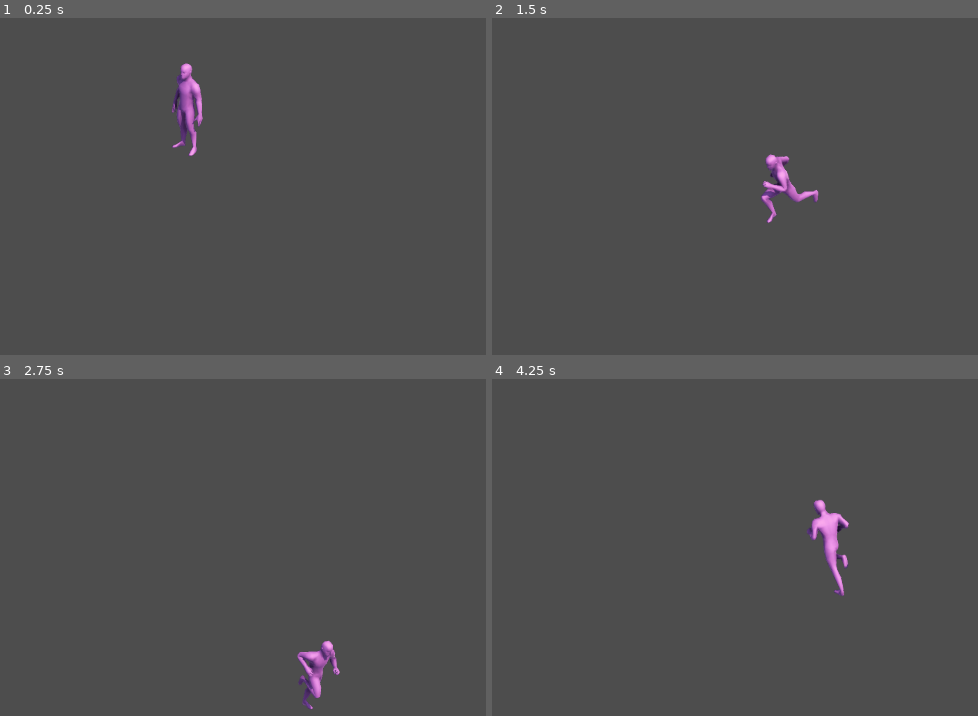
Above: before the commit, frames 1-4 (two rows, left to right).
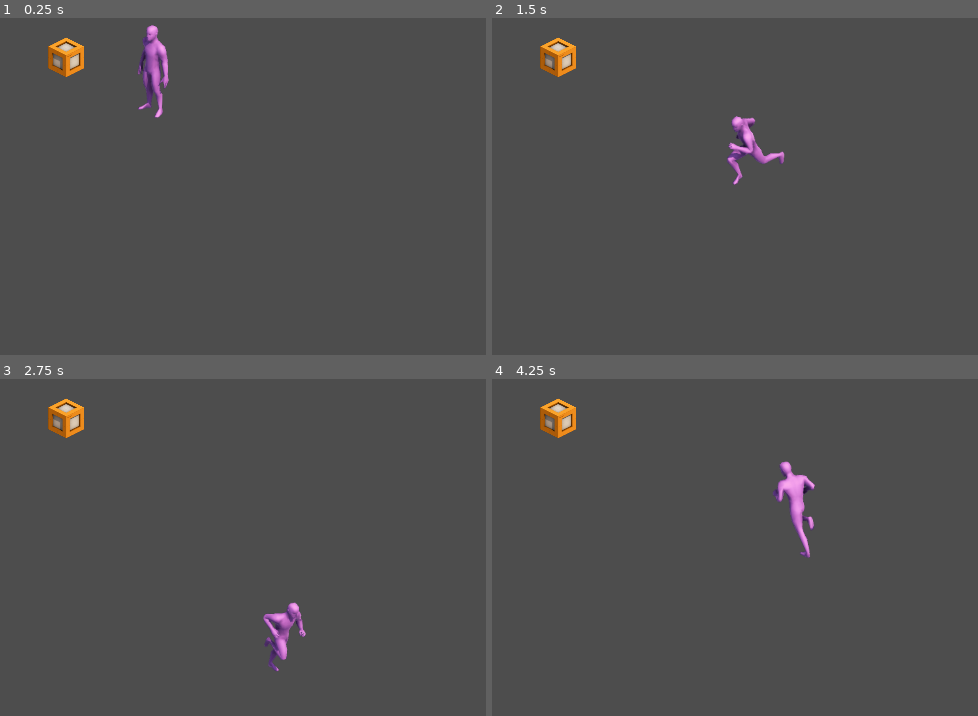
Above: after the commit, the same moments.

Repository: raquel-sb/Game_USR
Game: Godot game, scene res://Sandbox/SB_scenes/sb_play_environment.tscn
Two runs of this game, one before a commit and one after it. Both use one fixed random seed, a clock stepped at 60 frames per second and the inputs below.
Inputs (mouse positions are in pixels of both pictures, inside the frame that each line leads up to):
- Up to frame 1 (0.25 s): no input
- Up to frame 2 (1.5 s): tap Enter at 0.5 s; move the mouse to (861, 108) at 0.52 s; hold Right (ui_right) 0.53-1.28 s; move the mouse to (521, 152) at 1.27 s; hold Down (ui_down) from 1.28 s (still down)
- Up to frame 3 (2.75 s): move the mouse to (272, 392) at 2.02 s; release Down (ui_down) at 2.03 s; hold Right (ui_right) from 2.03 s (still down)
- Up to frame 4 (4.25 s): move the mouse to (642, 581) at 2.77 s; release Right (ui_right) at 2.78 s; hold Up (ui_up) 2.78-3.53 s; move the mouse to (924, 557) at 3.52 s; hold Left (ui_left) from 3.53 s (still down)

The runs differ from the first frame. In frame 1, 2.6% of the frame differs, in the area x 9-42%, y 2-41%; in frame 2, 2.1%; in frame 3, 2.2%; in frame 4, 2.5%.

Commit message:
Upload postcard minigame first iteration
FIrst prototipe of postcard minigame (inside Sandbox folder)

Diff:
--- /dev/null
+++ b/Sandbox/SB_Minigames/SB_postcard_minigame/hueco.gd
@@ -0,0 +1,48 @@
+extends Panel
+
+var center: Vector2
+
+func _ready():
+	center = get_center_position()
+	print("PanelContainer center (global): ", center)
+
+func get_center_position() -> Vector2:
+	# Ensure the container has a valid size
+	if size == Vector2.ZERO:
+		return position  # Fallback: just return top-left position
+
+	# Local center (relative to the container's own coordinates)
+	var local_center = size / 2
+
+	# Global center (relative to the world/screen)
+	# var global_center = global_position + local_center
+
+	return local_center/2
+
+func _can_drop_data(_at_position, data):
+	return data is Control
+
+func _drop_data(_at_position, data):
+	# Si el hueco no tiene pegatina
+	if get_child_count() == 0:
+		# Esto solo si queremos usar 1 sola vez cada pegatina
+		# data.get_parent().remove_child(data)
+
+		# Añadimos la pegatina directamente
+		add_sticker(data)
+
+	else:
+		# Eliminamos todos los hijos (que debería ser solo 1 pegatina)
+		for n in get_children():
+			remove_child(n)
+			n.queue_free()
+
+		add_sticker(data)
+
+func add_sticker(data):
+	# Añadimos la pegatina como hijo
+		add_child(data)
+
+		# Seleccionamos la posición dentro del hueco
+		# data.position = Vector2.ZERO  # Posición del margen izquierdo superior del hueco
+		data.position = center # Vector2.ZERO
--- /dev/null
+++ b/Sandbox/SB_Minigames/SB_postcard_minigame/pegatina.gd
@@ -0,0 +1,32 @@
+extends TextureRect
+
+@export var sticker_id: int
+@export var scale_value: Vector2 = Vector2(1.1, 1.1)
+
+func _ready():
+	mouse_filter = Control.MOUSE_FILTER_STOP
+
+	# Generamos los nodos señales (para todos los stickers que tengan este script)
+	mouse_entered.connect(_on_mouse_entered)
+	mouse_exited.connect(_on_mouse_exited)
+
+	# Queremos que escale desde el centro así que:
+	pivot_offset = size / 2
+
+func _on_mouse_entered():
+	scale = scale_value
+
+func _on_mouse_exited():
+	scale = Vector2.ONE
+
+func _get_drag_data(_at_position):
+	var preview = duplicate()
+	preview.modulate.a = 0.7
+	set_drag_preview(preview)
+	print("HOLA PEGATINA ", sticker_id)
+
+	# Si queremos borrar pegatina de la lista de pegatinas
+	# return self
+
+	# Devolvemos una copia
+	return duplicate()
--- /dev/null
+++ b/Sandbox/SB_Minigames/SB_postcard_minigame/postal.gd
@@ -0,0 +1,9 @@
+extends Panel
+
+@onready var texto_postal = $TextoPostal
+
+func _can_drop_data(at_position, data):
+	return data is Color
+
+func _drop_data(at_position, data):
+	texto_postal.modulate = data
--- /dev/null
+++ b/Sandbox/SB_Minigames/SB_postcard_minigame/rotulador.gd
@@ -0,0 +1,28 @@
+extends ColorRect
+
+@export var color_rotu: Color
+@export var scale_value: Vector2 = Vector2(1.1, 1.1)
+
+func _ready():
+	mouse_filter = Control.MOUSE_FILTER_STOP
+
+	# Generamos los nodos señales (para todos los stickers que tengan este script)
+	mouse_entered.connect(_on_mouse_entered)
+	mouse_exited.connect(_on_mouse_exited)
+
+	# Queremos que escale desde el centro así que:
+	pivot_offset = size / 2
+
+func _on_mouse_entered():
+	scale = scale_value
+
+func _on_mouse_exited():
+	scale = Vector2.ONE
+
+func _get_drag_data(at_position):
+	var preview = duplicate()
+	preview.modulate.a = 0.7
+	set_drag_preview(preview)
+	print("HOLA ROTU")
+
+	return color_rotu
--- /dev/null
+++ b/Sandbox/SB_Minigames/SB_postcard_minigame/sb_postcard_minigame.tscn
@@ -0,0 +1,177 @@
+[gd_scene load_steps=9 format=3 uid="uid://bu3lp06ra3xmv"]
+
+[ext_resource type="Script" path="res://Sandbox/SB_Minigames/SB_postcard_minigame/hueco.gd" id="1_aeb4l"]
+[ext_resource type="Script" path="res://Sandbox/SB_Minigames/SB_postcard_minigame/pegatina.gd" id="1_pcs71"]
+[ext_resource type="Script" path="res://Sandbox/SB_Minigames/SB_postcard_minigame/texto_postal.gd" id="2_ycjnw"]
+[ext_resource type="Texture2D" uid="uid://do62xy1h26pfi" path="res://Sandbox/SB_Minigames/SB_postcard_minigame/Stickers/circle_PNG16.png" id="3_be0m4"]
+[ext_resource type="Script" path="res://Sandbox/SB_Minigames/SB_postcard_minigame/rotulador.gd" id="3_fica2"]
+[ext_resource type="Texture2D" uid="uid://cs88rwjes8fj8" path="res://Sandbox/SB_Minigames/SB_postcard_minigame/Stickers/hexagon_png.png" id="5_ej2bi"]
+[ext_resource type="Texture2D" uid="uid://b2yu6gjdq663p" path="res://Sandbox/SB_Minigames/SB_postcard_minigame/Stickers/square_png.png" id="6_apu1e"]
+[ext_resource type="Texture2D" uid="uid://bknpg4635yb5a" path="res://Sandbox/SB_Minigames/SB_postcard_minigame/Stickers/triangle_PNG15.png" id="7_l67u8"]
+
+[node name="Control" type="Control"]
+layout_mode = 3
+anchors_preset = 0
+offset_right = 40.0
+offset_bottom = 40.0
+
+[node name="Fondo" type="ColorRect" parent="."]
+layout_mode = 0
+offset_right = 1169.0
+offset_bottom = 696.0
+color = Color(2.88785e-07, 0.442005, 0.557305, 1)
+
+[node name="Mesa" type="ColorRect" parent="."]
+layout_mode = 0
+offset_left = 102.0
+offset_top = 88.0
+offset_right = 1106.0
+offset_bottom = 606.0
+color = Color(0.256168, 0.167283, 2.40654e-08, 1)
+
+[node name="Postal" type="Panel" parent="."]
+layout_mode = 0
+offset_left = 463.0
+offset_top = 152.0
+offset_right = 768.0
+offset_bottom = 537.0
+
+[node name="Hueco01" type="Panel" parent="Postal"]
+light_mask = 2
+visibility_layer = 2
+layout_mode = 0
+offset_left = 96.0
+offset_top = 12.0
+offset_right = 203.0
+offset_bottom = 106.0
+script = ExtResource("1_aeb4l")
+
+[node name="Hueco02" type="Panel" parent="Postal"]
+layout_mode = 0
+offset_left = 156.0
+offset_top = 234.0
+offset_right = 284.0
+offset_bottom = 344.0
+script = ExtResource("1_aeb4l")
+
+[node name="Hueco03" type="Panel" parent="Postal"]
+layout_mode = 0
+offset_left = 21.0
+offset_top = 268.0
+offset_right = 136.0
+offset_bottom = 365.0
+script = ExtResource("1_aeb4l")
+
+[node name="TextoPostal" type="Label" parent="Postal"]
+modulate = Color(0.255407, 0.249775, 0.234534, 1)
+layout_mode = 0
+offset_left = 14.0
+offset_top = 129.0
+offset_right = 288.0
+offset_bottom = 219.0
+text = "Lorem ipsum dolor sit amet, consectetur adipiscing elit. Cras eget purus non tellus placerat malesuada blandit quis orci. "
+autowrap_mode = 2
+text_overrun_behavior = 2
+script = ExtResource("2_ycjnw")
+
+[node name="Pegatinas" type="Control" parent="."]
+anchors_preset = 0
+offset_left = 142.0
+offset_top = 119.0
+offset_right = 377.0
+offset_bottom = 557.0
+
+[node name="Pegatina01" type="TextureRect" parent="Pegatinas"]
+layout_mode = 2
+offset_left = -5.0
+offset_top = 81.0
+offset_right = 54.0
+offset_bottom = 133.0
+texture = ExtResource("3_be0m4")
+expand_mode = 1
+stretch_mode = 5
+script = ExtResource("1_pcs71")
+sticker_id = 1
+
+[node name="Pegatina02" type="TextureRect" parent="Pegatinas"]
+layout_mode = 2
+offset_left = 93.0
+offset_top = 79.0
+offset_right = 152.0
+offset_bottom = 136.0
+texture = ExtResource("5_ej2bi")
+expand_mode = 1
+stretch_mode = 5
+script = ExtResource("1_pcs71")
+sticker_id = 2
+
+[node name="Pegatina03" type="TextureRect" parent="Pegatinas"]
+layout_mode = 2
+offset_left = -2.0
+offset_top = 165.0
+offset_right = 52.0
+offset_bottom = 225.0
+texture = ExtResource("6_apu1e")
+expand_mode = 1
+stretch_mode = 5
+script = ExtResource("1_pcs71")
+sticker_id = 3
+
+[node name="Pegatina04" type="TextureRect" parent="Pegatinas"]
+layout_mode = 2
+offset_left = 94.0
+offset_top = 169.0
+offset_right = 152.0
+offset_bottom = 224.0
+texture = ExtResource("7_l67u8")
+expand_mode = 1
+stretch_mode = 5
+script = ExtResource("1_pcs71")
+sticker_id = 4
+
+[node name="Rotuladores" type="Control" parent="."]
+layout_mode = 2
+anchors_preset = 0
+offset_left = 795.0
+offset_top = 363.0
+offset_right = 1065.0
+offset_bottom = 540.0
+
+[node name="RotuNegro" type="ColorRect" parent="Rotuladores"]
+layout_mode = 2
+offset_left = 25.0
+offset_top = 29.0
+offset_right = 49.0
+offset_bottom = 163.0
+color = Color(0, 0, 0, 1)
+script = ExtResource("3_fica2")
+
+[node name="RotuAzul" type="ColorRect" parent="Rotuladores"]
+layout_mode = 2
+offset_left = 67.0
+offset_top = 34.0
+offset_right = 89.0
+offset_bottom = 162.0
+color = Color(0.493528, 0.952547, 0.9463, 1)
+script = ExtResource("3_fica2")
+color_rotu = Color(0.494118, 0.952941, 0.945098, 1)
+
+[node name="RotuRosa" type="ColorRect" parent="Rotuladores"]
+layout_mode = 2
+offset_left = 107.0
+offset_top = 32.0
+offset_right = 131.0
+offset_bottom = 164.0
+color = Color(1, 0.694118, 1, 1)
+script = ExtResource("3_fica2")
+color_rotu = Color(1, 0.694118, 1, 1)
+
+[node name="RotuNaranja" type="ColorRect" parent="Rotuladores"]
+layout_mode = 2
+offset_left = 147.0
+offset_top = 33.0
+offset_right = 169.0
+offset_bottom = 166.0
+color = Color(0.9408, 0.727553, 0.435871, 1)
+script = ExtResource("3_fica2")
+color_rotu = Color(0.941176, 0.729412, 0.435294, 1)
--- /dev/null
+++ b/Sandbox/SB_Minigames/SB_postcard_minigame/texto_postal.gd
@@ -0,0 +1,12 @@
+extends Label
+
+# Necesitamos que el label sí reciba señales -> tenemos que cambiar el Control padre
+func _ready():
+	mouse_filter = Control.MOUSE_FILTER_STOP
+
+func _can_drop_data(at_position, data):
+	return data is Color
+
+func _drop_data(at_position, data):
+	modulate = data
+	print("Nuevo color de texto")
--- /dev/null
+++ b/Sandbox/SB_scenes/sb_item_interactive_01.tscn
@@ -0,0 +1,24 @@
+[gd_scene load_steps=3 format=3 uid="uid://ccehesqttqsrc"]
+
+[ext_resource type="Texture2D" uid="uid://cus4ndjb5q8nk" path="res://Sandbox/SB_assets/PrototypePack/Isometric/crate_E.png" id="1_jwjce"]
+
+[sub_resource type="CapsuleShape2D" id="CapsuleShape2D_bdj1d"]
+radius = 95.0
+height = 190.0
+
+[node name="SBItemInteractive01" type="Area2D"]
+scale = Vector2(0.4, 0.4)
+
+[node name="Sprite2D" type="Sprite2D" parent="."]
+position = Vector2(0.500002, -211.5)
+texture = ExtResource("1_jwjce")
+
+[node name="CollisionPolygon2D" type="CollisionPolygon2D" parent="."]
+position = Vector2(-0.499998, -71.5)
+scale = Vector2(13.65, 9.2)
+polygon = PackedVector2Array(4.98169, 5.21739, 0.10989, 9.34783, -4.68864, 5, 0.0732601, 1.73913)
+
+[node name="InteractionCollision" type="CollisionShape2D" parent="."]
+position = Vector2(-0.499998, -63.5)
+shape = SubResource("CapsuleShape2D_bdj1d")
+debug_color = Color(0, 0.6, 0.168627, 0.419608)
--- a/Sandbox/SB_scenes/sb_mila_character.tscn
+++ b/Sandbox/SB_scenes/sb_mila_character.tscn
@@ -801,13 +801,23 @@
 radius = 33.0
 height = 80.0
 
+[sub_resource type="CapsuleShape2D" id="CapsuleShape2D_nxhw4"]
+radius = 50.0
+height = 176.0
+
 [node name="SBMilaCharacter" type="CharacterBody2D"]
 script = ExtResource("1_gtcff")
 
 [node name="AnimatedSprite2D" type="AnimatedSprite2D" parent="."]
+position = Vector2(-3, -183)
 sprite_frames = SubResource("SpriteFrames_qqa12")
 animation = &"idle_left"
 
 [node name="CollisionShape2D" type="CollisionShape2D" parent="."]
-position = Vector2(1, 157)
+position = Vector2(-2, -26)
 shape = SubResource("CapsuleShape2D_fw0hv")
+
+[node name="InteractionCollision" type="CollisionShape2D" parent="."]
+position = Vector2(-3, -45)
+shape = SubResource("CapsuleShape2D_nxhw4")
+debug_color = Color(0, 0.6, 0.168627, 0.419608)
--- a/Sandbox/SB_scenes/sb_play_environment.tscn
+++ b/Sandbox/SB_scenes/sb_play_environment.tscn
@@ -1,8 +1,14 @@
-[gd_scene load_steps=2 format=3 uid="uid://2xt3j8svcy16"]
+[gd_scene load_steps=3 format=3 uid="uid://2xt3j8svcy16"]
 
 [ext_resource type="PackedScene" uid="uid://bkto04hfu5eov" path="res://Sandbox/SB_scenes/sb_mila_character.tscn" id="1_h37yl"]
+[ext_resource type="PackedScene" uid="uid://ccehesqttqsrc" path="res://Sandbox/SB_scenes/sb_item_interactive_01.tscn" id="2_m5lg4"]
 
 [node name="sb_play_environment" type="Node2D"]
+z_as_relative = false
+y_sort_enabled = true
 
 [node name="SBMilaCharacter" parent="." instance=ExtResource("1_h37yl")]
-position = Vector2(571, 158)
+position = Vector2(525, 286)
+
+[node name="SBItemInteractive01" parent="." instance=ExtResource("2_m5lg4")]
+position = Vector2(396, 243)
Binary file added: Sandbox/SB_Minigames/SB_postcard_minigame/Stickers/circle_PNG16.png
Not shown, added: Sandbox/SB_Minigames/SB_postcard_minigame/Stickers/circle_PNG16.png.import
Binary file added: Sandbox/SB_Minigames/SB_postcard_minigame/Stickers/hexagon_png.png
Not shown, added: Sandbox/SB_Minigames/SB_postcard_minigame/Stickers/hexagon_png.png.import
Binary file added: Sandbox/SB_Minigames/SB_postcard_minigame/Stickers/square_png.png
Not shown, added: Sandbox/SB_Minigames/SB_postcard_minigame/Stickers/square_png.png.import
Binary file added: Sandbox/SB_Minigames/SB_postcard_minigame/Stickers/triangle_PNG15.png
Not shown, added: Sandbox/SB_Minigames/SB_postcard_minigame/Stickers/triangle_PNG15.png.import
Not shown: 1 places in Sandbox/SB_scenes/sb_mila_character.tscn that only renumber resources
Not shown, added: Sandbox/SB_Minigames/SB_postcard_minigame/to_do.md
